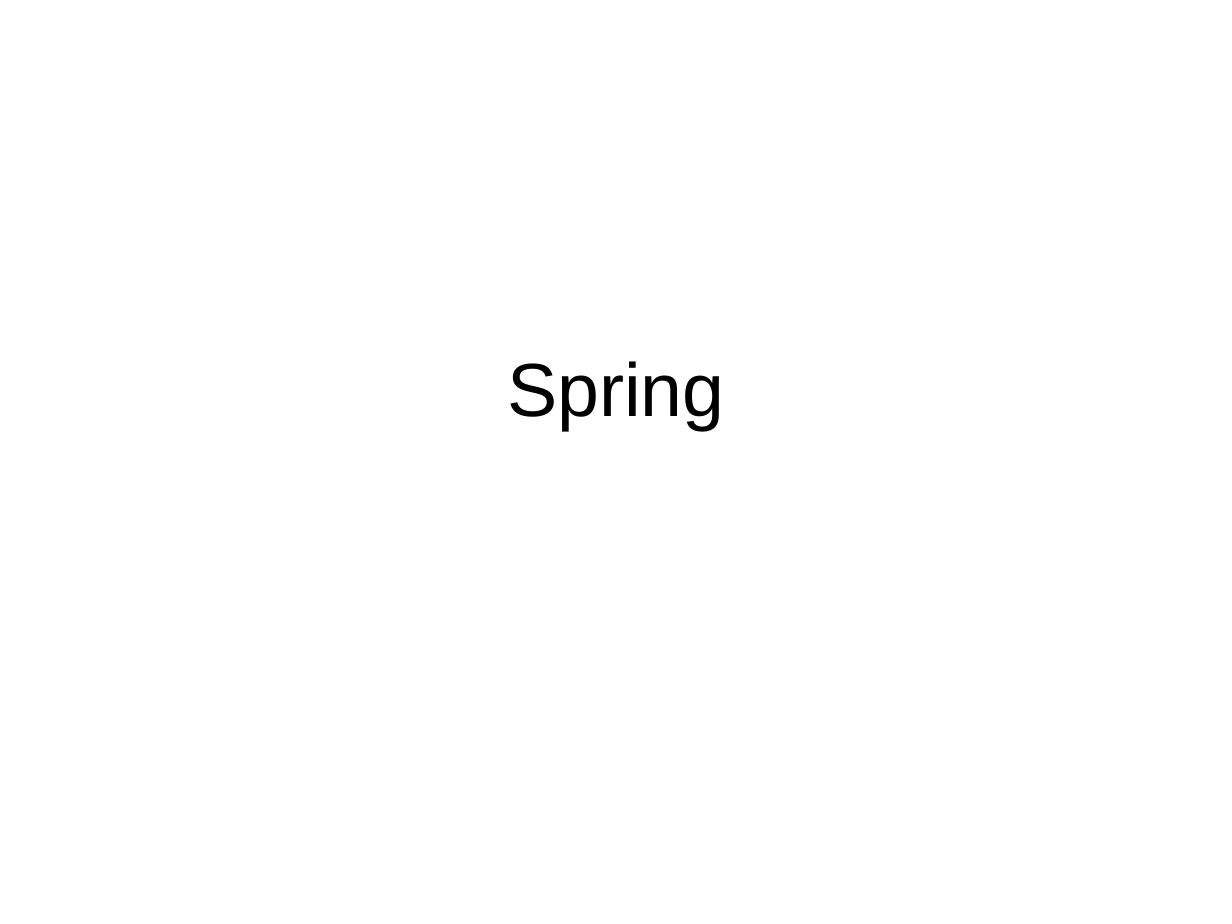
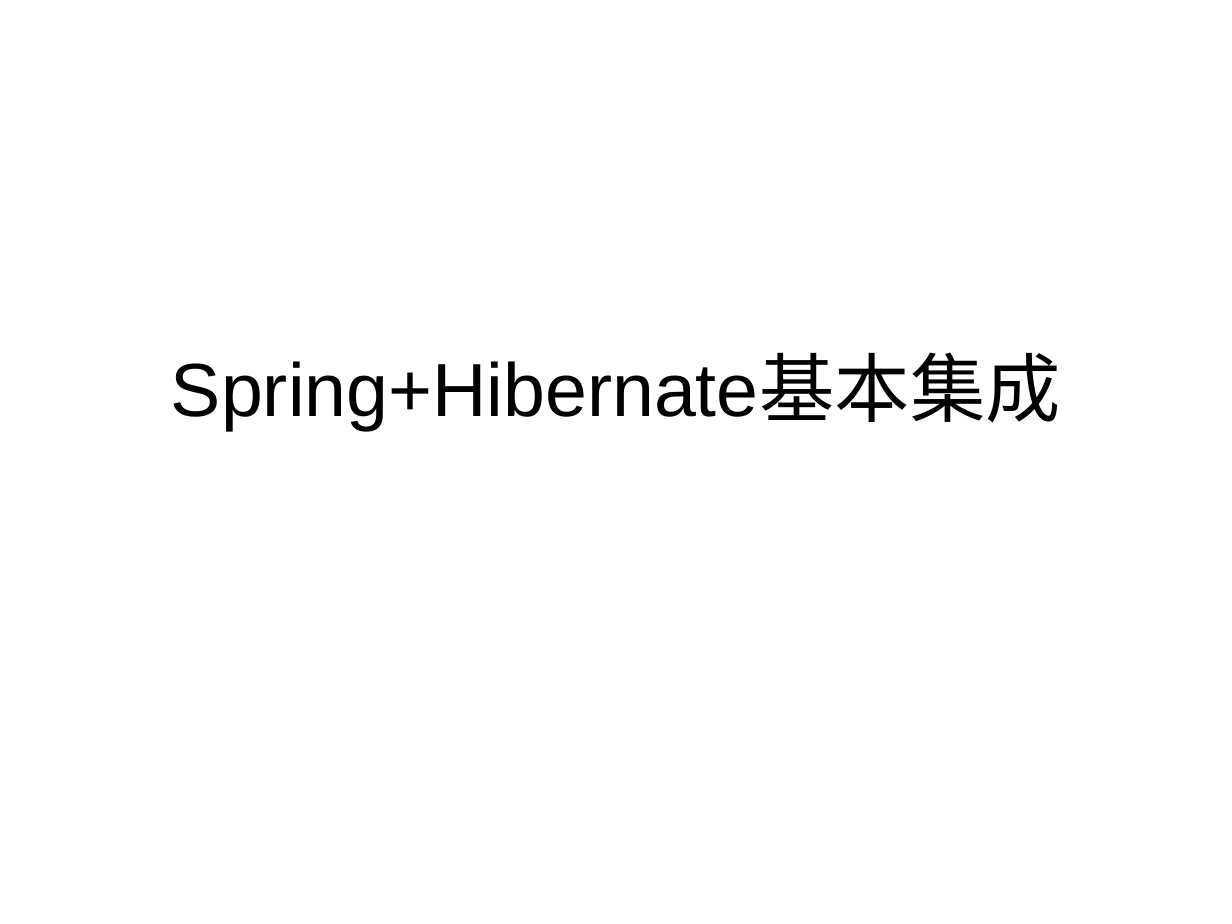
Before and after one commit to liangshanhero/sa, a slide deck: slide 1 of sa/文档/2019 软件体系结构（09）：Spring+Hibernate.ppt. Drawn at 1232x924 pixels with LibreOffice and Linux fonts; fonts in the diff are those of the drawing. Boxes give left, top, right and bottom in pixels: in the first picture for what was removed or moved away, otherwise in the second. Text is boxed around its words. In the diff, an @@ line names an element or a change of style, - is before the commit and + after.

```diff
--- a/sa/文档/2019 软件体系结构（09）：Spring+Hibernate.ppt
+++ b/sa/文档/2019 软件体系结构（09）：Spring+Hibernate.ppt
@@ title at (x1=171, y1=356, x2=1061, y2=430): text changed @@
-Spring
+Spring+Hibernate基本集成
```
Also in this commit, not shown: 1 other slide changed, 3 slides added, 9 other files.
